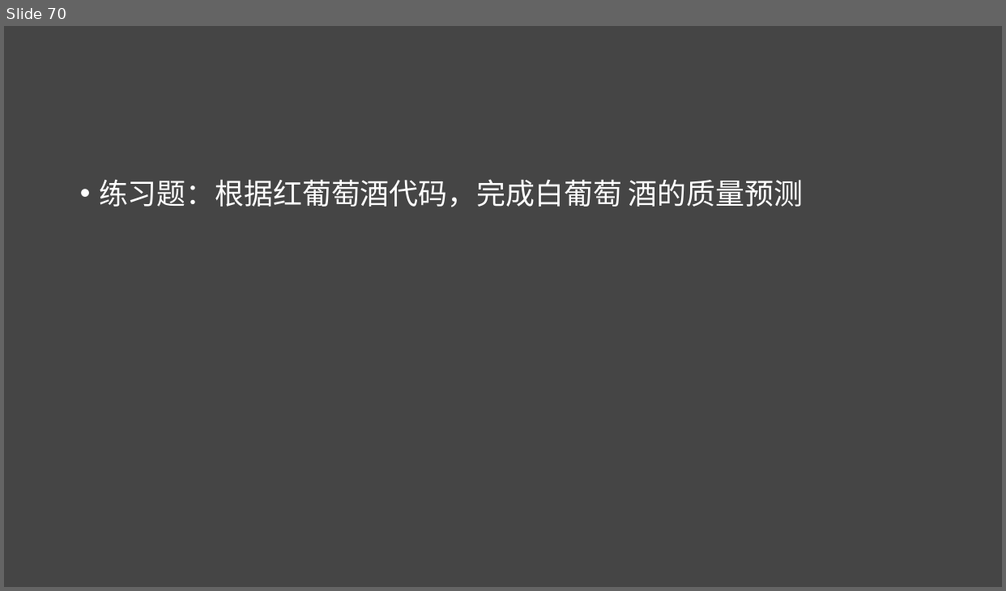
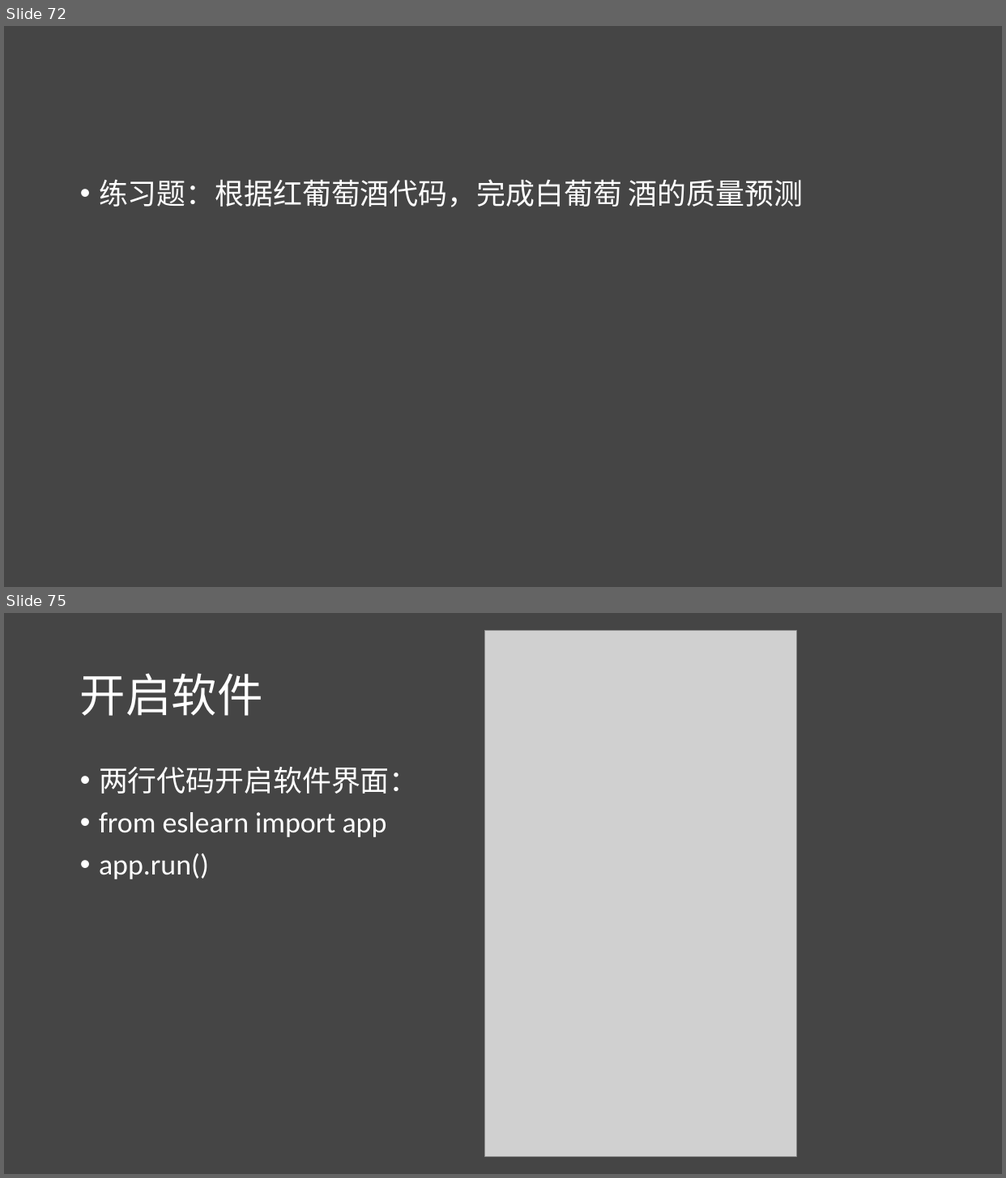
Before and after one commit to lichao312214129/lc_rsfmri_tools_python, a slide deck: The_first_ml_training/第一届机器学习实战班.pptx. Shown one above the other, each under a label of ours: slide 70 before the commit, slides 72 and 75 after it; the slides between them are not shown. The pictures are 1006x591 and 1006x1178 pixels, drawn with LibreOffice and Linux fonts; fonts in the diff are those of the drawing; grey boxes stand for pictures. Boxes give left, top, right and bottom in pixels: in the first picture for what was removed or moved away, otherwise in the second. Text is boxed around its words. In the diff, an @@ line names an element or a change of style, - is before the commit and + after.

```diff
--- a/The_first_ml_training/第一届机器学习实战班.pptx
+++ b/The_first_ml_training/第一届机器学习实战班.pptx
@@ slide 75 added at [4,613,1002,1174], background #454545 @@
@@ picture added at [484,631,797,1157] @@
@@ title added at [80,673,263,716], 44 pt, text #FFFFFF @@
+开启软件
@@ text added at [99,767,419,879], 28 pt, text #FFFFFF @@
+• 两行代码开启软件界面：
+• from eslearn import app
+• app.run()
@@ what was slide 70 is now slide 72 @@
```
Also in this commit, not shown: 1 slide changed, 23 other slides added, 1 slide removed, 4 other files.
